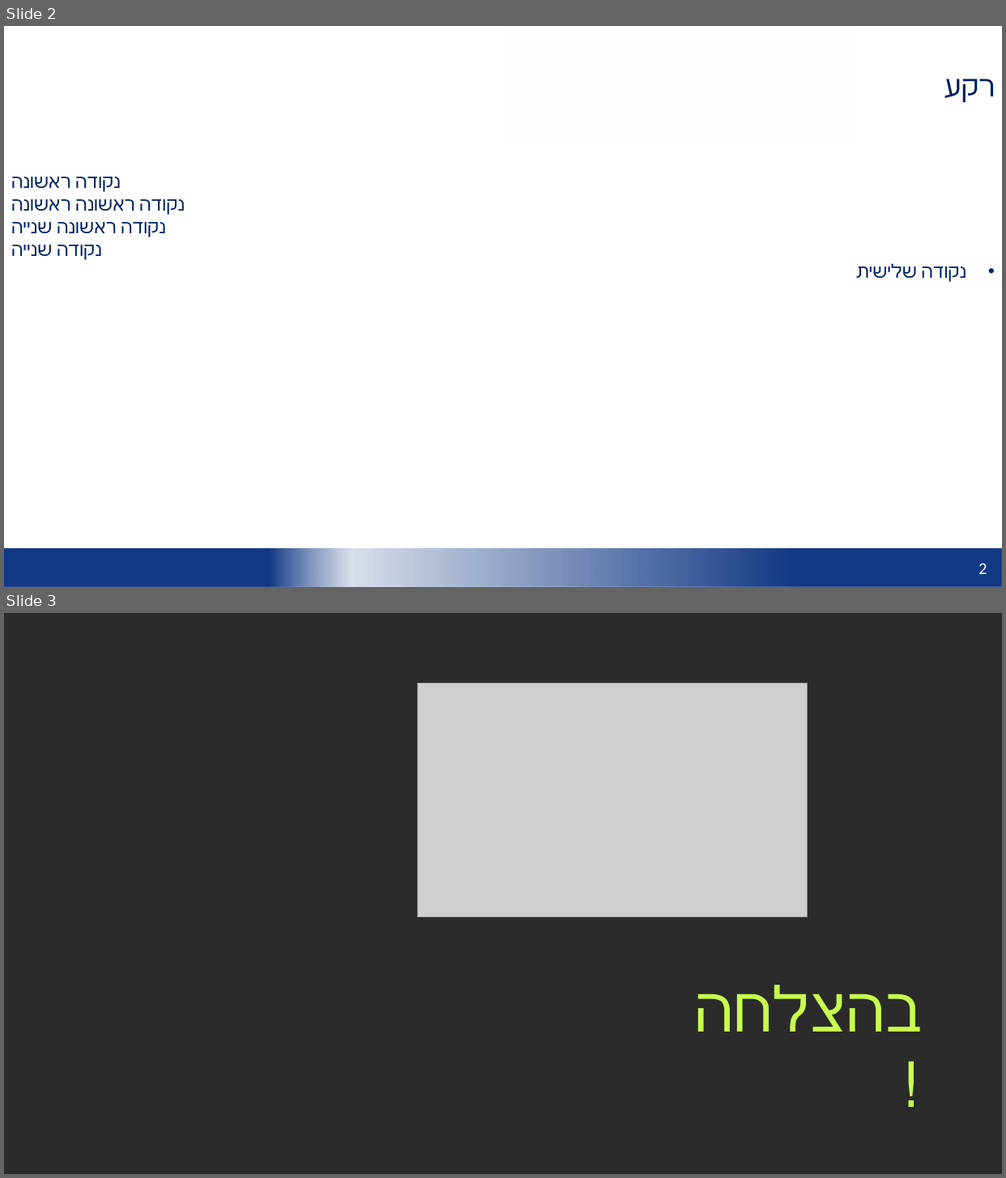
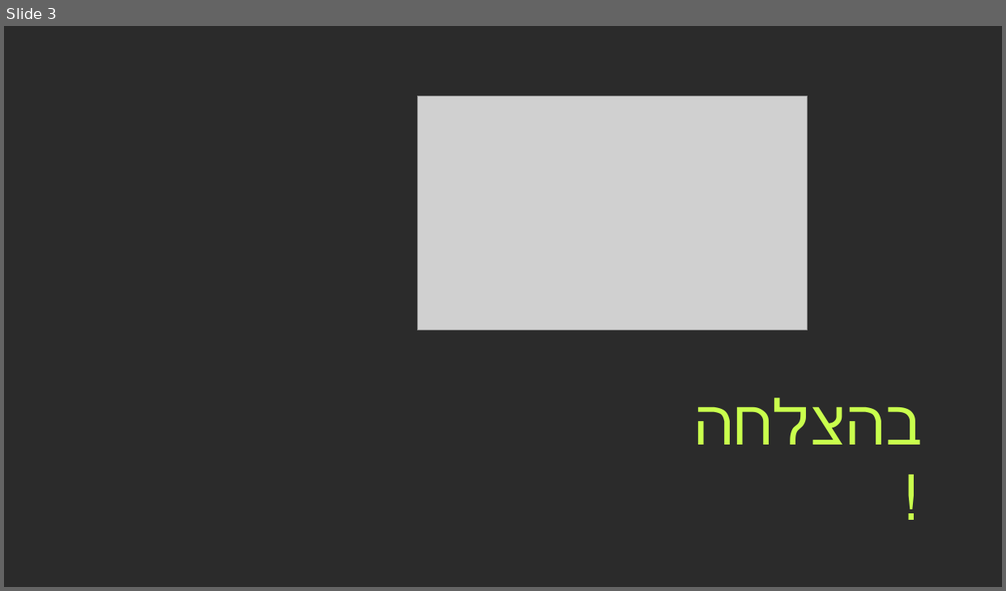
Before and after one commit to ilandembinsky8/clalitPresetation, a slide deck: bin/Debug/net8.0/PowerPoint_Presentation.pptx. Shown one above the other, each under a label of ours: slides 2 and 3 before the commit, slide 3 after it. The pictures are 1006x1178 and 1006x591 pixels, drawn with LibreOffice and Linux fonts; fonts in the diff are those of the drawing; grey boxes stand for pictures; background and template pictures are left out; a plain dark background stands for a picture behind light text. Boxes give left, top, right and bottom in pixels: in the first picture for what was removed or moved away, otherwise in the second. Text is boxed around its words. In the diff, an @@ line names an element or a change of style, - is before the commit and + after.

```diff
--- a/bin/Debug/net8.0/PowerPoint_Presentation.pptx
+++ b/bin/Debug/net8.0/PowerPoint_Presentation.pptx
@@ slide 2 removed at box(4, 26, 1002, 587), background #FFFFFF @@
@@ rectangle removed at box(506, 26, 854, 144) @@
@@ rectangle removed at box(679, 61, 1001, 109) @@
@@ text removed at box(944, 79, 994, 103) @@
-רקע
@@ text removed at box(11, 177, 917, 278) @@
-• נקודה ראשונה
-  נקודה ראשונה ראשונה
-  נקודה ראשונה שנייה
-  נקודה שנייה
-  נקודה שלישית
@@ group removed at box(4, 549, 1002, 587): 24 freeform shapes, 2 rectangles @@
@@ page number removed at box(978, 563, 987, 574) @@
-2
```
Also in this commit, not shown: 1 slide changed, 1 slide added, 17 other files.
